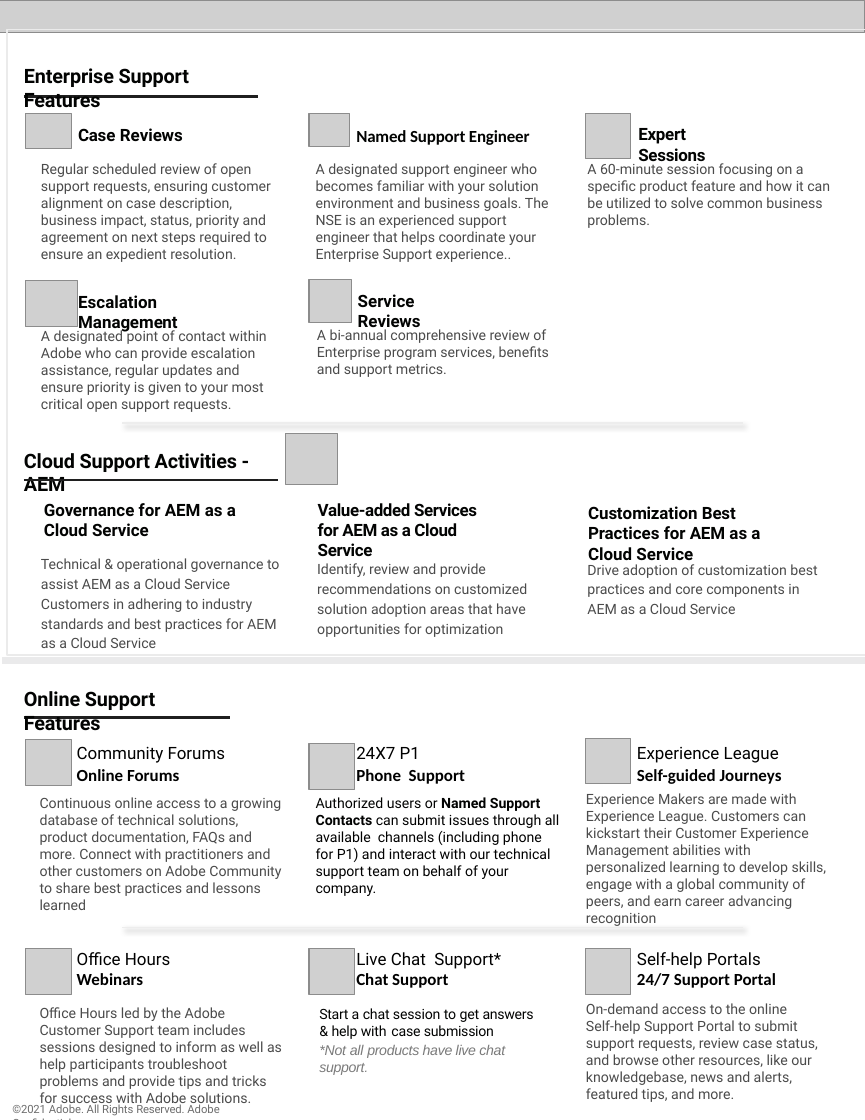
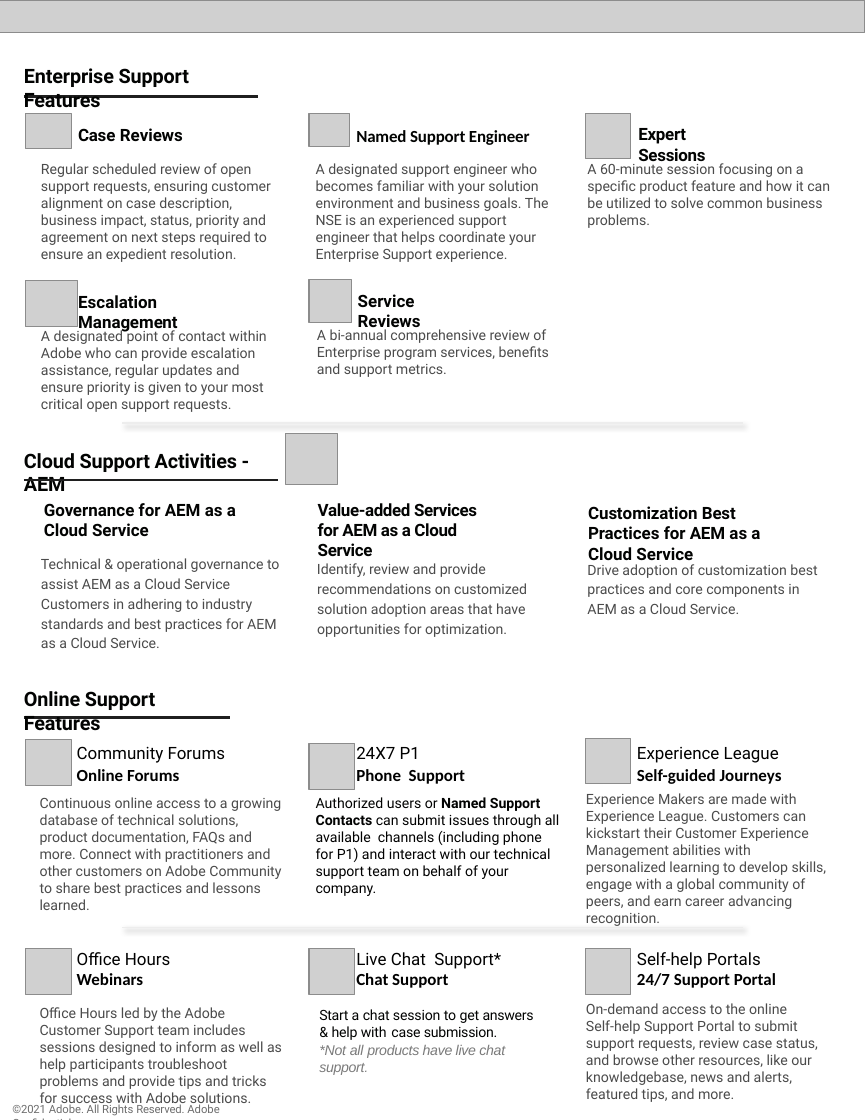
Before and after one commit to isabella232/support-resources.en, a slide deck: slide 2 of help/data-sheets/assets/EnterpriseSupportDatasheet.pptx. Drawn at 865x1120 pixels with LibreOffice and Linux fonts; fonts in the diff are those of the drawing; grey boxes stand for pictures. Boxes give left, top, right and bottom in pixels: in the first picture for what was removed or moved away, otherwise in the second. Text is boxed around its words. In the diff, an @@ line names an element or a change of style, - is before the commit and + after.

```diff
--- a/help/data-sheets/assets/EnterpriseSupportDatasheet.pptx
+++ b/help/data-sheets/assets/EnterpriseSupportDatasheet.pptx
@@ freeform shape removed at [7, 30, 865, 655] @@
@@ text at [316, 163, 549, 262]: text changed @@
-A designated support engineer who becomes familiar with your solution environment and business goals. The NSE is an experienced support engineer that helps coordinate your Enterprise Support experience..
+A designated support engineer who becomes familiar with your solution environment and business goals. The NSE is an experienced support engineer that helps coordinate your Enterprise Support experience.
@@ text at [41, 558, 280, 648]: text changed @@
-Technical & operational governance to assist AEM as a Cloud Service Customers in adhering to industry standards and best practices for AEM as a Cloud Service
+Technical & operational governance to assist AEM as a Cloud Service Customers in adhering to industry standards and best practices for AEM as a Cloud Service.
@@ text at [317, 563, 527, 637]: text changed @@
-Identify, review and provide recommendations on customized solution adoption areas that have opportunities for optimization
+Identify, review and provide recommendations on customized solution adoption areas that have opportunities for optimization.
@@ text at [587, 564, 817, 614]: text changed @@
-Drive adoption of customization best practices and core components in AEM as a Cloud Service
+Drive adoption of customization best practices and core components in AEM as a Cloud Service.
@@ freeform shape removed at [2, 659, 865, 659] @@
@@ text at [319, 1009, 534, 1040]: text changed @@
-Start a chat session to get answers & help with case submission
+Start a chat session to get answers & help with case submission.
```
Also in this commit, not shown: 3 other slides changed, 7 other files.
